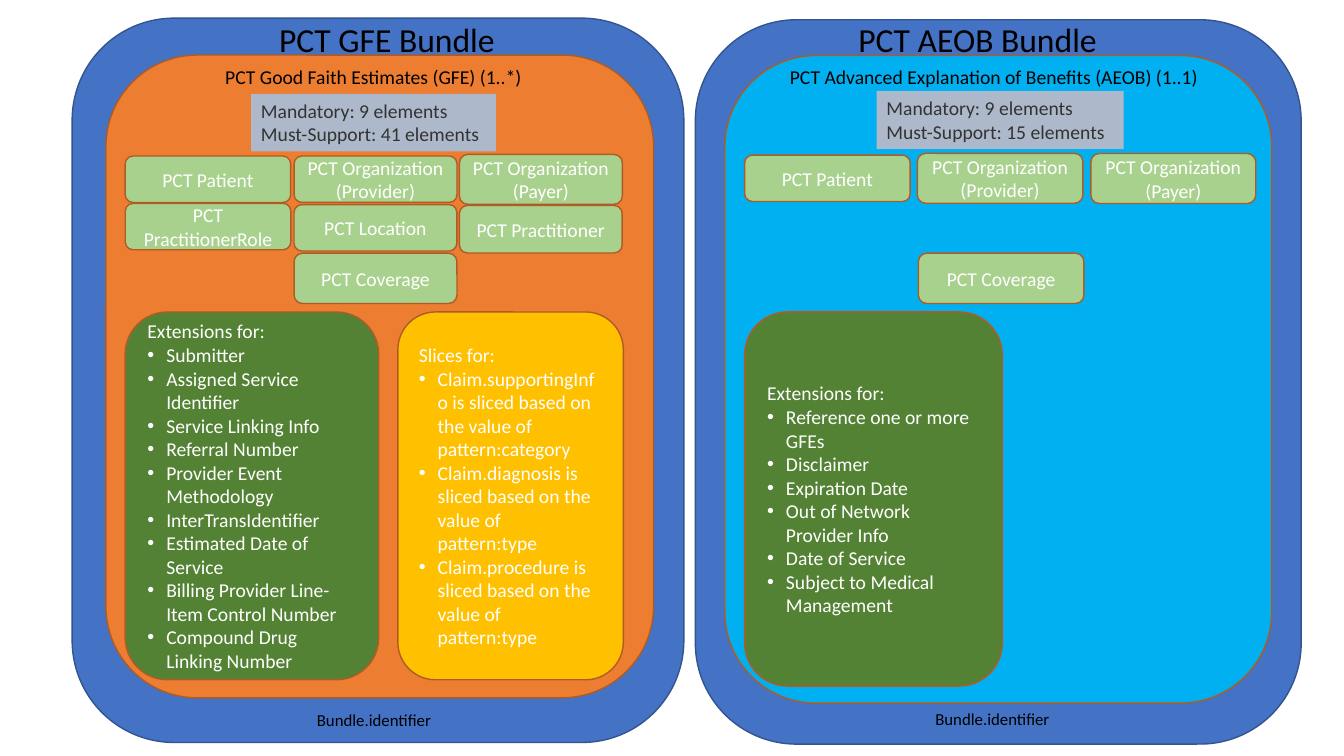
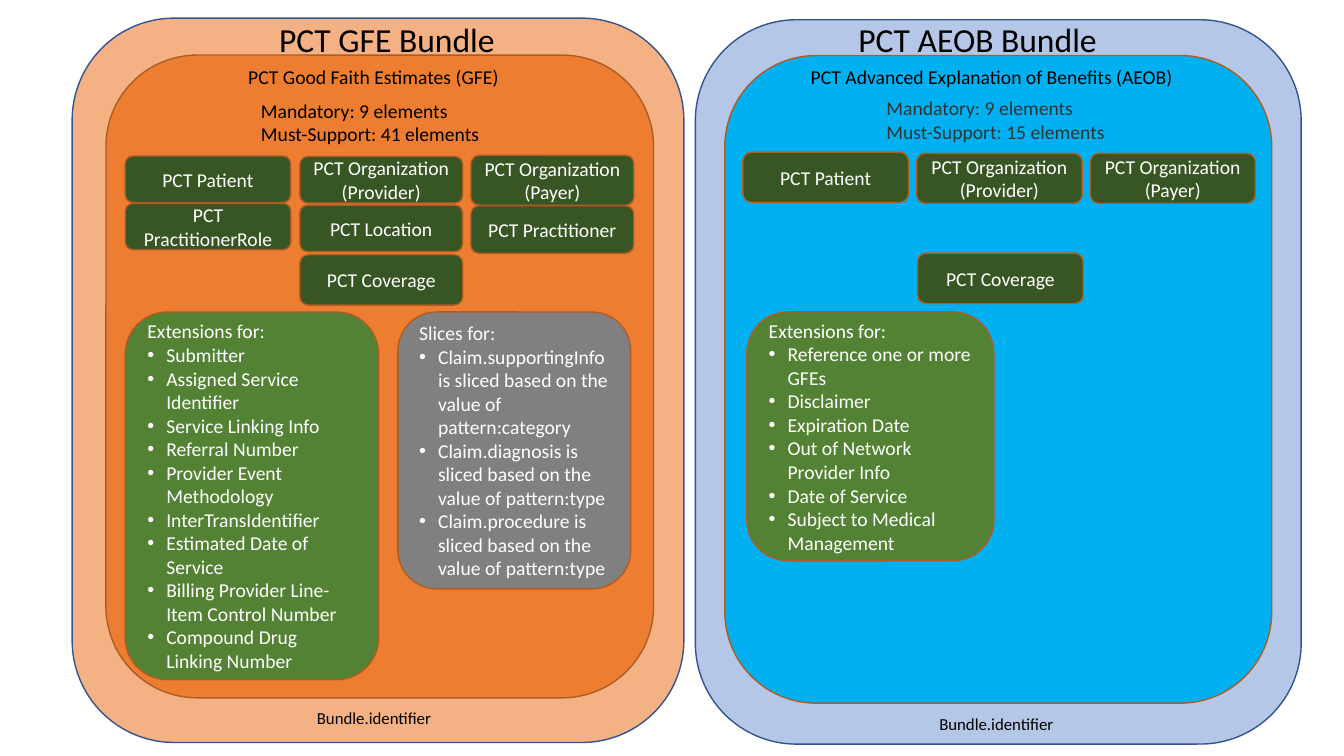
Before and after one commit to HL7/davinci-pct, a slide deck: slide 1 of input/images/PCT_bundles.pptx. Drawn at 1344x756 pixels with LibreOffice and Linux fonts; fonts in the diff are those of the drawing. Boxes give left, top, right and bottom in pixels: in the first picture for what was removed or moved away, otherwise in the second. Text is boxed around its words. In the diff, an @@ line names an element or a change of style, - is before the commit and + after.

Commit message:
Updated bundle diagram

```diff
--- a/input/images/PCT_bundles.pptx
+++ b/input/images/PCT_bundles.pptx
@@ rounded rectangle at [73, 18, 685, 743]: fill #4472C4 to #F4B183 @@
@@ rounded rectangle at [696, 20, 1302, 745]: fill #4472C4 to #B4C7E7 @@
@@ text at [248, 70, 499, 87]: text changed @@
-PCT Good Faith Estimates (GFE) (1..*)
+PCT Good Faith Estimates (GFE)
@@ text at [811, 70, 1172, 87]: text changed @@
-PCT Advanced Explanation of Benefits (AEOB) (1..1)
+PCT Advanced Explanation of Benefits (AEOB)
@@ rectangle "Mandatory: 9 elements Must-Support: 41 ..." at [251, 94, 496, 151]: text colour #333333 to #000000; fill #ADB9CA to #ED7D31 @@
@@ rectangle "Mandatory: 9 elements Must-Support: 15 ..." at [877, 92, 1124, 149]: fill #ADB9CA to #00B0F0 @@
@@ fill #A9D18E to #385723 in 11 elements at [1091, 153, 1256, 204], [125, 156, 290, 203], [125, 204, 290, 250], [917, 153, 1082, 204], [918, 253, 1083, 303], [299, 156, 463, 203], [299, 206, 463, 252], [299, 255, 463, 306], [743, 152, 908, 203], [471, 206, 634, 253], [471, 155, 634, 206] @@
@@ rounded rectangle "PCT Organization (Payer)": place and size @@
-rounded rectangle "PCT Organization (Payer)" at [460, 154, 623, 205]
+rounded rectangle "PCT Organization (Payer)" at [471, 155, 634, 206]
@@ rounded rectangle "PCT Practitioner": place and size @@
-rounded rectangle "PCT Practitioner" at [460, 206, 623, 253]
+rounded rectangle "PCT Practitioner" at [471, 206, 634, 253]
@@ 3 rounded rectangles: place and size @@
-3 rounded rectangles at [294, 156, 458, 303]
+3 rounded rectangles at [299, 156, 463, 306]
@@ rounded rectangle "Slices for:": place and size @@
-rounded rectangle "Slices for:" at [398, 313, 624, 681]
+rounded rectangle "Slices for:" at [398, 313, 631, 590]
@@ rounded rectangle "Slices for:" at [398, 313, 631, 590]: fill #FFC000 to #808080 @@
@@ rounded rectangle "Extensions for:": place and size @@
-rounded rectangle "Extensions for:" at [745, 312, 1003, 686]
+rounded rectangle "Extensions for:" at [747, 313, 994, 562]
@@ text "Bundle.identifier": place and size @@
-text "Bundle.identifier" at [935, 713, 1049, 725]
+text "Bundle.identifier" at [939, 718, 1053, 730]
```
Also in this commit, not shown: 1 other file.
